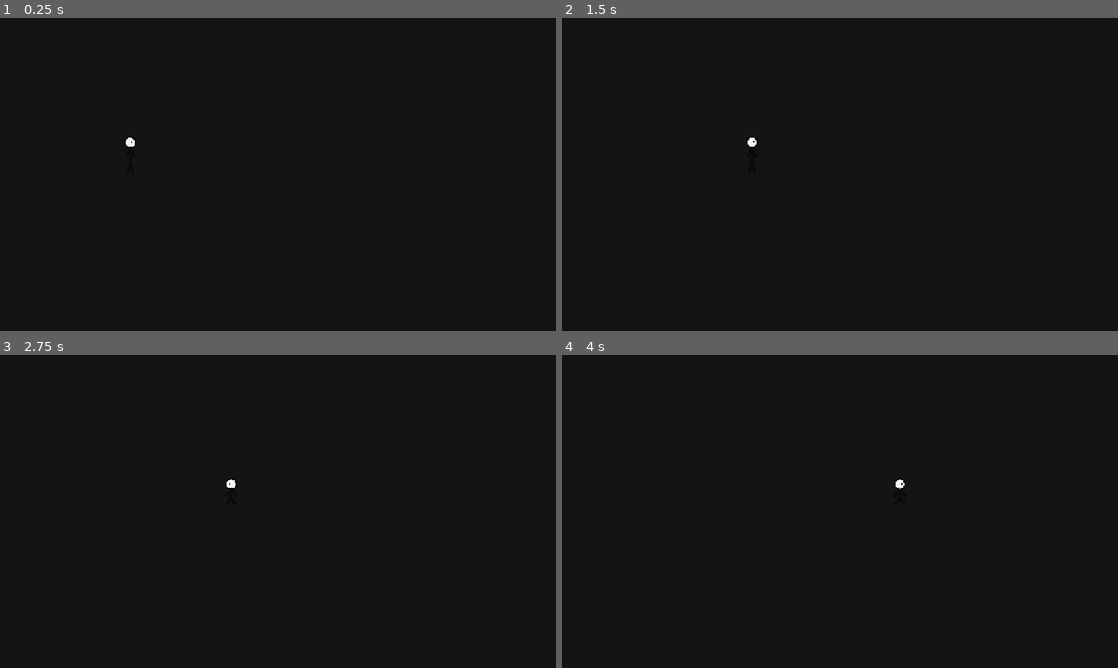
Above: before the commit, frames 1-4 (two rows, left to right).
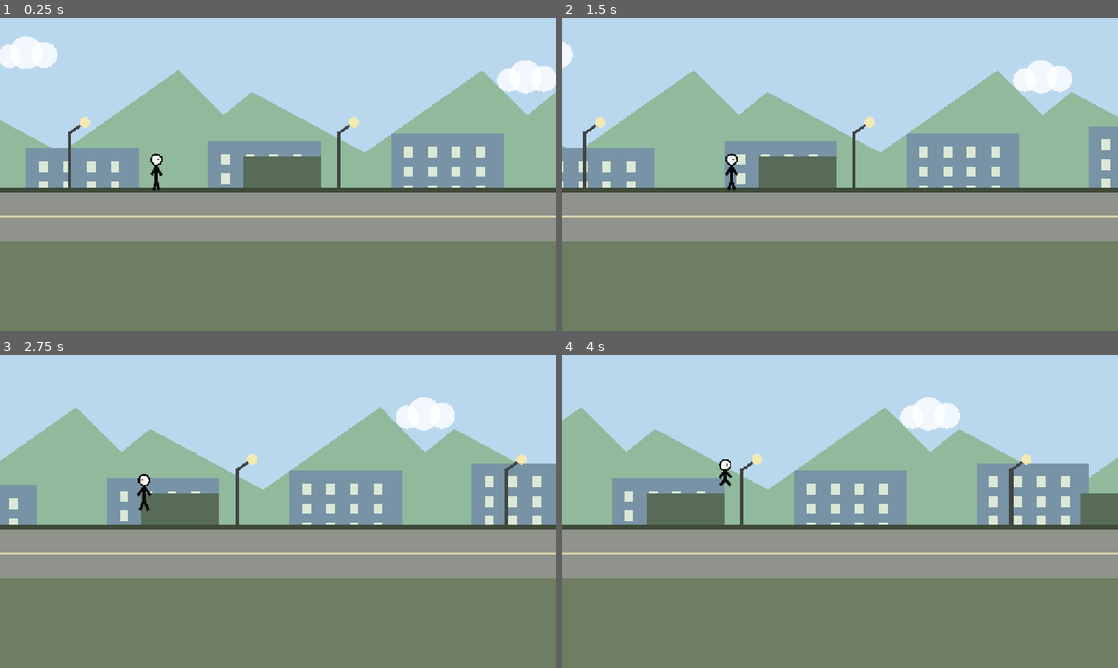
Above: after the commit, the same moments.

Repository: zamuuk13-sketch/TRY-HACKING-ME-NEW-
Game: Godot game, scene res://scenes/main.tscn
Same seed, same stepped clock (60 frames per second), same inputs: the game is played once before the commit and once after it.
Inputs:
- Up to frame 1 (0.25 s): no input
- Up to frame 2 (1.5 s): tap Enter at 0.5 s; hold C (crouch) 0.53-1.28 s; hold D (move_right) from 0.53 s (still down); tap Space (jump) at 0.77 s; tap Shift at 1.35 s
- Up to frame 3 (2.75 s): tap Space (jump) at 1.52 s; release D (move_right) at 2.03 s; hold A (move_left) from 2.03 s (still down); hold C (crouch) from 2.03 s (still down)
- Up to frame 4 (4 s): release A (move_left) at 2.78 s; release C (crouch) at 2.78 s; hold D (move_right) from 2.78 s (still down); tap Shift at 2.85 s; tap Space (jump) at 3.02, 3.77 s; hold C (crouch) from 3.53 s (still down)

The runs differ from the first frame. In frame 1, 100% of the frame differs, in the area x 0-100%, y 0-100%; in frame 2, 100%; in frame 3, 100%; in frame 4, 100%.

Commit message:
Star 3: build lateral world platforms and follow camera

Diff:
--- a/scenes/main.tscn
+++ b/scenes/main.tscn
@@ -1,27 +1,62 @@
-[gd_scene load_steps=4 format=3]
+[gd_scene load_steps=8 format=3]
 
 [ext_resource path="res://scripts/main.gd" type="Script" id="1_main"]
 [ext_resource path="res://scenes/player.tscn" type="PackedScene" id="2_player"]
+[ext_resource path="res://scripts/world.gd" type="Script" id="3_world"]
 
 [sub_resource type="RectangleShape2D" id="Rectangle_floor"]
-size = Vector2(5000, 80)
+size = Vector2(10000, 80)
+
+[sub_resource type="RectangleShape2D" id="Rectangle_platform"]
+size = Vector2(300, 28)
+
+[sub_resource type="RectangleShape2D" id="Rectangle_platform2"]
+size = Vector2(240, 28)
+
+[sub_resource type="RectangleShape2D" id="Rectangle_platform3"]
+size = Vector2(180, 28)
 
 [node name="Game" type="Node2D"]
 script = ExtResource("1_main")
 
 [node name="World" type="Node2D" parent="."]
+script = ExtResource("3_world")
 
 [node name="Ground" type="StaticBody2D" parent="World"]
-position = Vector2(0, 390)
+position = Vector2(0, 430)
 
 [node name="CollisionShape2D" type="CollisionShape2D" parent="World/Ground"]
 shape = SubResource("Rectangle_floor")
 
+[node name="Platform_A" type="StaticBody2D" parent="World"]
+position = Vector2(720, 320)
+
+[node name="CollisionShape2D" type="CollisionShape2D" parent="World/Platform_A"]
+shape = SubResource("Rectangle_platform")
+
+[node name="Platform_B" type="StaticBody2D" parent="World"]
+position = Vector2(1250, 260)
+
+[node name="CollisionShape2D" type="CollisionShape2D" parent="World/Platform_B"]
+shape = SubResource("Rectangle_platform2")
+
+[node name="Platform_C" type="StaticBody2D" parent="World"]
+position = Vector2(1700, 350)
+
+[node name="CollisionShape2D" type="CollisionShape2D" parent="World/Platform_C"]
+shape = SubResource("Rectangle_platform3")
+
 [node name="Player" parent="." instance=ExtResource("2_player")]
-position = Vector2(300, 300)
+position = Vector2(300, 340)
 
-[node name="Camera" type="Camera2D" parent="."]
-position = Vector2(640, 360)
+[node name="Camera" type="Camera2D" parent="Player"]
+position = Vector2(280, -10)
+position_smoothing_enabled = true
+position_smoothing_speed = 7.0
+limit_left = -640
+limit_top = 0
+limit_right = 5000
+limit_bottom = 720
 
 [node name="UI" type="CanvasLayer" parent="."]
 
